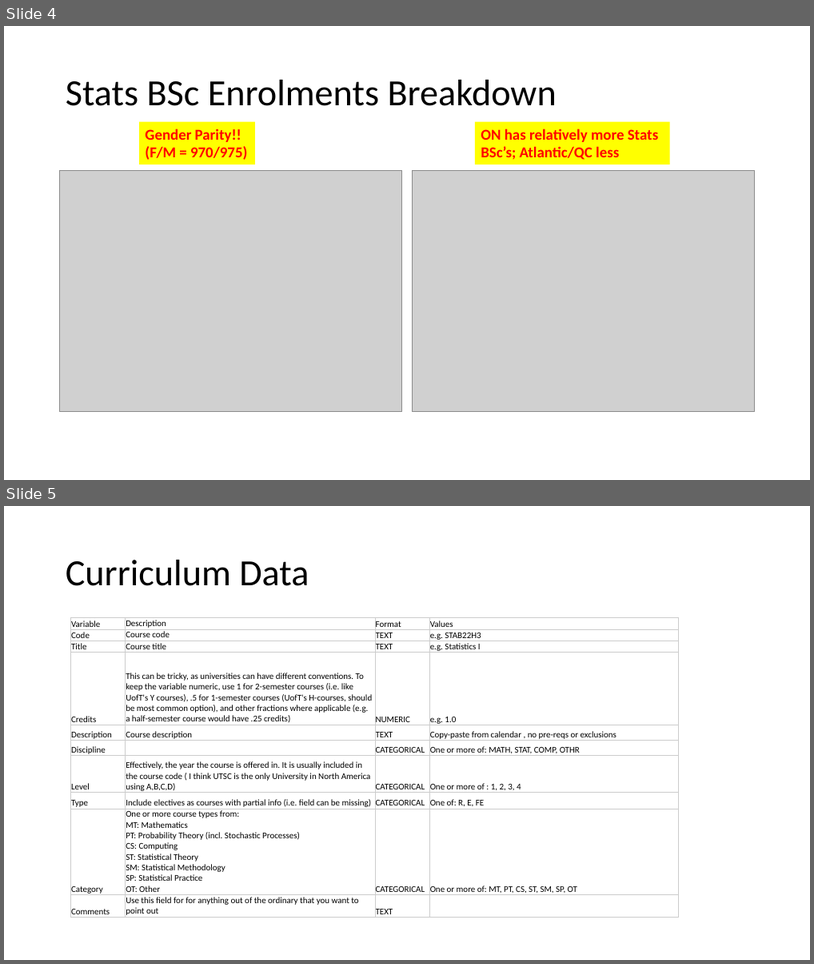
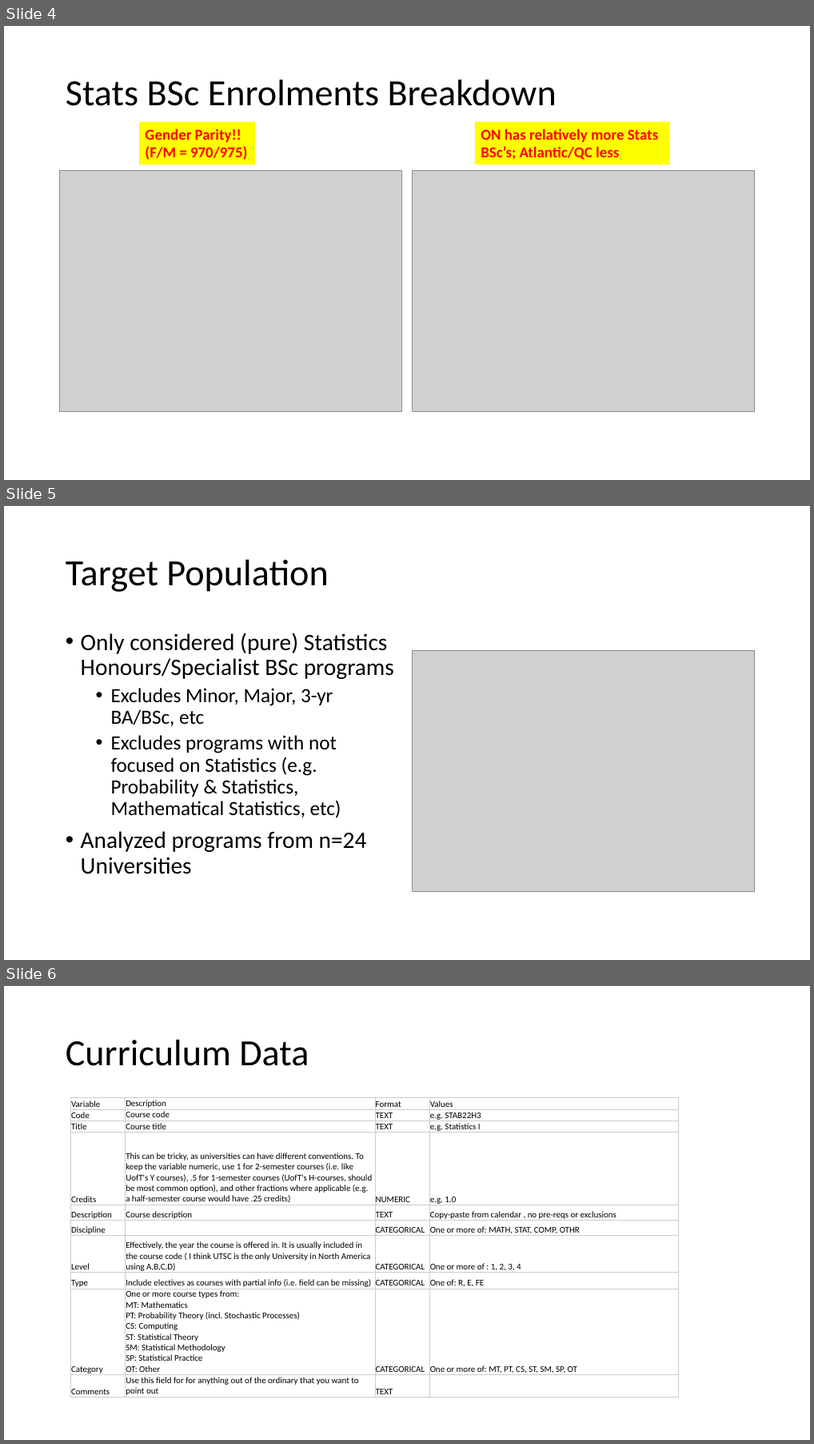
Before and after one commit to damouras/SoSC, a slide deck: Status fo Statistics Curricula.pptx. Shown one above the other, each under a label of ours: slides 4 and 5 before the commit, slides 4, 5 and 6 after it. The pictures are 814x964 and 814x1444 pixels, drawn with LibreOffice and Linux fonts; fonts in the diff are those of the drawing; grey boxes stand for pictures. Boxes give left, top, right and bottom in pixels: in the first picture for what was removed or moved away, otherwise in the second. Text is boxed around its words. In the diff, an @@ line names an element or a change of style, - is before the commit and + after.

```diff
--- a/Status fo Statistics Curricula.pptx
+++ b/Status fo Statistics Curricula.pptx
@@ slide 5 added at (4,506,810,960), background #FFFFFF @@
@@ title added at (66,560,328,592), 44 pt, text #000000 @@
+Target Population
@@ text added at (81,632,394,874), 24 pt, text #000000 @@
+• Only considered (pure) Statistics Honours/Specialist BSc programs
+  • Excludes Minor, Major, 3-yr BA/BSc, etc
+  • Excludes programs with not focused on Statistics (e.g. Probability & Statistics, Mathematical Statistics, etc)
+• Analyzed programs from n=24 Universities
@@ picture added at (412,650,755,891) @@
@@ what was slide 5 is now slide 6 @@
```
Also in this commit, not shown: 1 slide changed, 1 other slide added, 1 slide removed, 4 other files.
